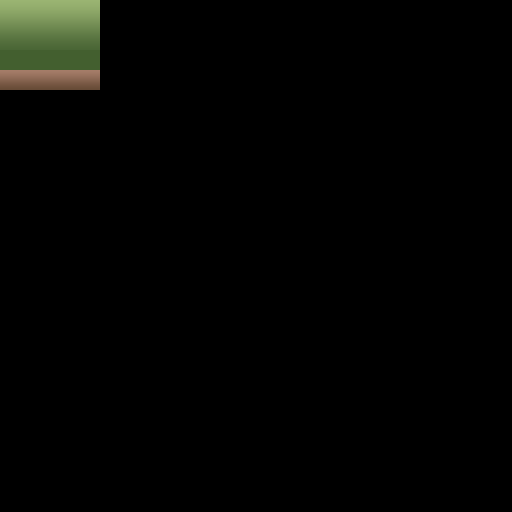
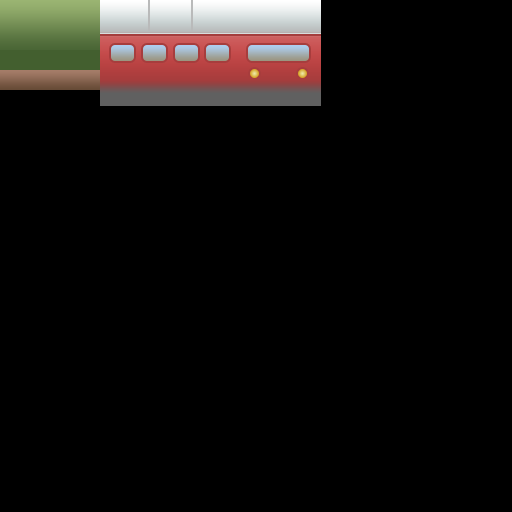
Revision of a layered 512 x 512 image; what changed, layer by layer:
added group "TRAIN" with 19 layers above "TREE" over [100, 0, 321, 106]
added group "window copie" with 5 layers in group "TRAIN" over [111, 45, 309, 61]
added layer "Rectangle arrondi 1 copie 3" (1st of 2, in "TRAIN" › "window copie") in group "window copie" over [248, 45, 309, 61]
added layer "Rectangle arrondi 1 copie 4" in group "window copie" over [111, 45, 134, 61]
added layer "Rectangle arrondi 1 copie 2" (1st of 2, in "TRAIN" › "window copie") in group "window copie" over [206, 45, 229, 61]
added layer "Rectangle arrondi 1 copie" (1st of 2, in "TRAIN" › "window copie") in group "window copie" over [175, 45, 198, 61]
added layer "Rectangle arrondi 1" (1st of 2, in "TRAIN" › "window copie") in group "window copie" over [143, 45, 166, 61]
added layer "Rectangle 4" in group "TRAIN" over [100, 34, 321, 36]
added layer "Rectangle 4 copie" in group "TRAIN" over [100, 33, 321, 35]
added layer "Ellipse 1 copie" in group "TRAIN" over [297, 68, 308, 79]
added layer "Ellipse 1" in group "TRAIN" over [249, 68, 260, 79]
added layer "Rectangle 3 copie" in group "TRAIN" over [191, 0, 193, 32]
added layer "Rectangle 3" in group "TRAIN" over [148, 0, 150, 32]
added layer "Rectangle 2" in group "TRAIN" over [100, 0, 321, 106]
